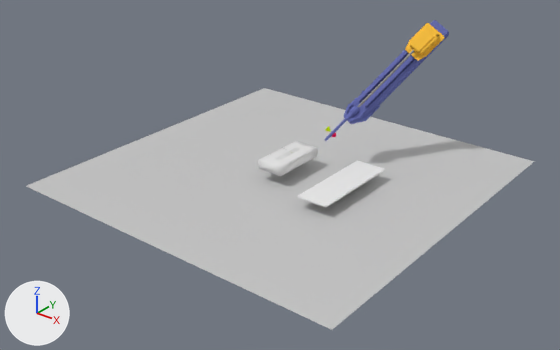
The Blender file Blender/psm1.blend: old version first, new version second.
Before and after are seen from a 50 mm lens placed at (15.2, -19.32, 11.84), pointed at (0.39, -0.81, 0.36). Arrows for +X, +Y and +Z are at lower left; the lights stay in place.

Script lines for the objects in view, before the commit:
```python
ob_ambf_env_blackground = bpy.data.objects.new('/ambf/env/BlackGround', me_ambf_env_blackground__ambf_env_blackground__ambf_env_blackgrou)
ob_ambf_env_blackground.location = (0.0, 0.15, -0.05)
ob_ambf_env_ledge = bpy.data.objects.new('/ambf/env/Ledge', me_ambf_env_ledge__ambf_env_ledge__ambf_env_ledge_ledge_cube_001)
ob_ambf_env_ledge.location = (2.4, 0.01, 0.38)
ob_ambf_env_phantom = bpy.data.objects.new('/ambf/env/Phantom', me_ambf_env_phantom__ambf_env_phantom__ambf_env_phantom_phantom_c)
ob_ambf_env_phantom.location = (0.0, 0.15, 0.54)
ob_ambf_env_phantom.rotation_euler = (0.0, 0.0, -3.142)  # degrees (0, 0, -180)
ob_ambf_env_psm1_main_insertion_link = bpy.data.objects.new('/ambf/env/psm1/main insertion link', me_main_insertion_link_002)
ob_ambf_env_psm1_main_insertion_link.parent = ob_pitch_end_link_main_insertion_link
ob_ambf_env_psm1_main_insertion_link.location = (2.847, 1.363, 4.064)
ob_ambf_env_psm1_main_insertion_link.rotation_euler = (0.00499, 1.047, -3.14)  # degrees (0.3, 60, -180)
ob_ambf_env_psm1_pitch_end_link = bpy.data.objects.new('/ambf/env/psm1/pitch end link', me_pitch_end_link_002)
ob_ambf_env_psm1_pitch_end_link.parent = ob_yaw_link_pitch_back_link
ob_ambf_env_psm1_pitch_end_link.location = (1.721, 0.63, 1.548)
ob_ambf_env_psm1_pitch_end_link.rotation_euler = (-2.094, 0.0, -1.571)  # degrees (-120, 0, -90)
ob_ambf_env_psm1_tool_roll_link = bpy.data.objects.new('/ambf/env/psm1/tool roll link', me_tool_roll_link_002)
ob_ambf_env_psm1_tool_roll_link.parent = ob_main_insertion_link_tool_roll_link
ob_ambf_env_psm1_tool_roll_link.location = (1.692, 1.363, 2.063)
ob_ambf_env_psm1_tool_roll_link.rotation_euler = (-2.618, -0.000095, 1.571)  # degrees (-150, 0, 90)
ob_ambf_env_psm1_yaw_link = bpy.data.objects.new('/ambf/env/psm1/yaw link', me_yaw_link_001)
ob_ambf_env_psm1_yaw_link.parent = ob_base_link_yaw_link
ob_ambf_env_psm1_yaw_link.location = (1.0, 0.2, 0.3)
ob_ambf_env_psm1_yaw_link.rotation_euler = (0.0, 2.094, 0.0)  # degrees (0, 120, 0)
ob_base_link_yaw_link = bpy.data.objects.new('base link-yaw link', None)
ob_base_link_yaw_link.parent = ob_ambf_env_psm1_base_link
ob_base_link_yaw_link.location = (1.0, 0.2, 0.3)
ob_base_link_yaw_link.rotation_euler = (-1.571, -1.047, 0.0)  # degrees (-90, -60, 0)
```
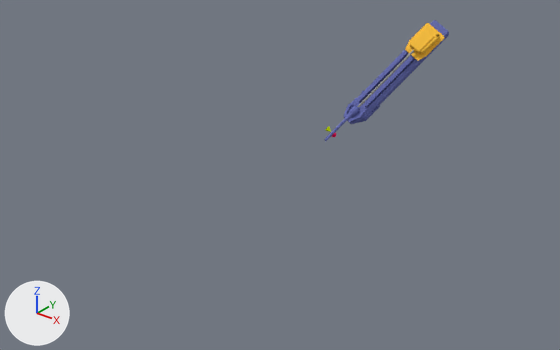
ob_base_link_yaw_link is not drawn itself; it is the parent of ob_ambf_env_psm1_yaw_link.
ob_yaw_link_pitch_back_link is not drawn itself; it is the parent of ob_ambf_env_psm1_pitch_end_link.
ob_pitch_end_link_main_insertion_link is not drawn itself; it is the parent of ob_ambf_env_psm1_main_insertion_link.

Edits to the bpy script that builds the scene:
```text
Change ob_ambf_env_psm1_main_insertion_link:
    ob_ambf_env_psm1_main_insertion_link.matrix_parent_inverse: Matrix(((-0.5, 0.0, -0.866, 4.943), (-0.00321, -1.0, 0.00185, 1.365), (-0.866, 0.00371, 0.5, 0.429), (0.0, 0.0, 0.0, 1.0))) -> Matrix(((-0.383, -0.643, -0.663, 6.533), (-0.321, 0.766, -0.557, 0.0416), (0.866, 0.0, -0.5, -0.191), (0.0, 0.0, 0.0, 1.0)))
Change ob_ambf_env_psm1_pitch_end_link:
    ob_ambf_env_psm1_pitch_end_link.matrix_parent_inverse: Matrix(((0.0, -1.0, 0.0, 0.2), (-0.5, 0.0, -0.866, 0.76), (0.866, 0.0, -0.5, -0.716), (0.0, 0.0, 0.0, 1.0))) -> Matrix(((-0.383, -0.643, -0.663, 2.144), (-0.321, 0.766, -0.557, 0.0416), (0.866, 0.0, -0.5, -0.191), (0.0, 0.0, 0.0, 1.0)))
Change ob_ambf_env_psm1_tool_roll_link:
    ob_ambf_env_psm1_tool_roll_link.matrix_parent_inverse: Matrix(((-0.000243, 1.0, 0.000145, -1.363), (0.866, 0.000283, -0.5, -0.434), (-0.5, 0.0, -0.866, 4.545), (0.0, 0.0, 0.0, 1.0))) -> Matrix(((0.867, -0.00337, -0.498, -0.191), (0.318, -0.766, 0.559, -0.0411), (-0.383, -0.643, -0.663, 6.135), (0.0, 0.0, 0.0, 1.0)))
Change ob_ambf_env_psm1_yaw_link:
    ob_ambf_env_psm1_yaw_link.matrix_parent_inverse: Matrix(((0.5, 0.0, 0.866, -0.76), (0.866, 0.0, -0.5, -0.716), (0.0, 1.0, 0.0, -0.2), (0.0, 0.0, 0.0, 1.0))) -> Matrix(((-0.866, 0.0, 0.5, 0.191), (0.383, 0.643, 0.663, -2.144), (-0.321, 0.766, -0.557, 0.0416), (0.0, 0.0, 0.0, 1.0)))
Change ob_base_link_yaw_link:
    ob_base_link_yaw_link.matrix_parent_inverse: Matrix(((-0.866, 0.0, 0.5, 0.716), (0.0, -1.0, 0.0, 0.2), (0.5, 0.0, 0.866, -0.76), (0.0, 0.0, 0.0, 1.0))) -> Matrix(((-0.866, 0.0, 0.5, 0.191), (0.321, -0.766, 0.557, -0.0416), (0.383, 0.643, 0.663, -2.144), (0.0, 0.0, 0.0, 1.0)))
Change ob_pitch_end_link_main_insertion_link:
    ob_pitch_end_link_main_insertion_link.matrix_parent_inverse: Matrix(((0.0, -1.0, 0.0, 1.793), (-0.5, 0.0, -0.866, 1.995), (0.866, 0.0, -0.5, -0.434), (0.0, 0.0, 0.0, 1.0))) -> Matrix(((0.321, -0.766, 0.557, 0.388), (-0.383, -0.643, -0.663, 3.585), (0.866, 0.0, -0.5, -0.191), (0.0, 0.0, 0.0, 1.0)))
Change ob_yaw_link_pitch_back_link:
    ob_yaw_link_pitch_back_link.matrix_parent_inverse: Matrix(((-0.5, 0.0, -0.866, 0.76), (0.0, 1.0, 0.0, -0.2), (0.866, 0.0, -0.5, -0.716), (0.0, 0.0, 0.0, 1.0))) -> Matrix(((-0.383, -0.643, -0.663, 2.144), (-0.321, 0.766, -0.557, 0.0416), (0.866, 0.0, -0.5, -0.191), (0.0, 0.0, 0.0, 1.0)))
Remove ob_ambf_env_blackground:
    ob_ambf_env_blackground = bpy.data.objects.new('/ambf/env/BlackGround', me_ambf_env_blackground__ambf_env_blackground__ambf_env_blackgrou)
    ob_ambf_env_blackground.location = (0.0, 0.15, -0.05)
Change ob_ambf_env_blackground_coll_shape_1:
    remove ob_ambf_env_blackground_coll_shape_1.parent = ob_ambf_env_blackground
Remove ob_ambf_env_ledge:
    ob_ambf_env_ledge = bpy.data.objects.new('/ambf/env/Ledge', me_ambf_env_ledge__ambf_env_ledge__ambf_env_ledge_ledge_cube_001)
    ob_ambf_env_ledge.location = (2.4, 0.01, 0.38)
Change ob_ambf_env_ledge_coll_shape_1:
    remove ob_ambf_env_ledge_coll_shape_1.parent = ob_ambf_env_ledge
Remove ob_ambf_env_phantom:
    ob_ambf_env_phantom = bpy.data.objects.new('/ambf/env/Phantom', me_ambf_env_phantom__ambf_env_phantom__ambf_env_phantom_phantom_c)
    ob_ambf_env_phantom.location = (0.0, 0.15, 0.54)
    ob_ambf_env_phantom.rotation_euler = (0.0, 0.0, -3.142)  # degrees (0, 0, -180)
Change ob_ambf_env_phantom_coll_shape_1:
    remove ob_ambf_env_phantom_coll_shape_1.parent = ob_ambf_env_phantom
Change ob_phantom_entry1:
    remove ob_phantom_entry1.parent = ob_ambf_env_phantom
Change ob_phantom_exit1:
    remove ob_phantom_exit1.parent = ob_ambf_env_phantom
```

Changed parts and their boxes [x1, y1, x2, y2] in the pictures (560 x 350 px):
'/ambf/env/BlackGround', deleted: before [26, 88, 535, 330]
'/ambf/env/psm1/pitch end link', moved: [324, 20, 449, 141] in both
'/ambf/env/Ledge', deleted: before [297, 160, 385, 207]
'/ambf/env/Phantom', deleted: before [258, 141, 318, 176]
'/ambf/env/psm1/main insertion link', moved: [405, 23, 444, 60] in both
'/ambf/env/psm1/tool roll link', moved: [358, 50, 415, 107] in both
'/ambf/env/psm1/yaw link', moved: [325, 126, 331, 132] in both
